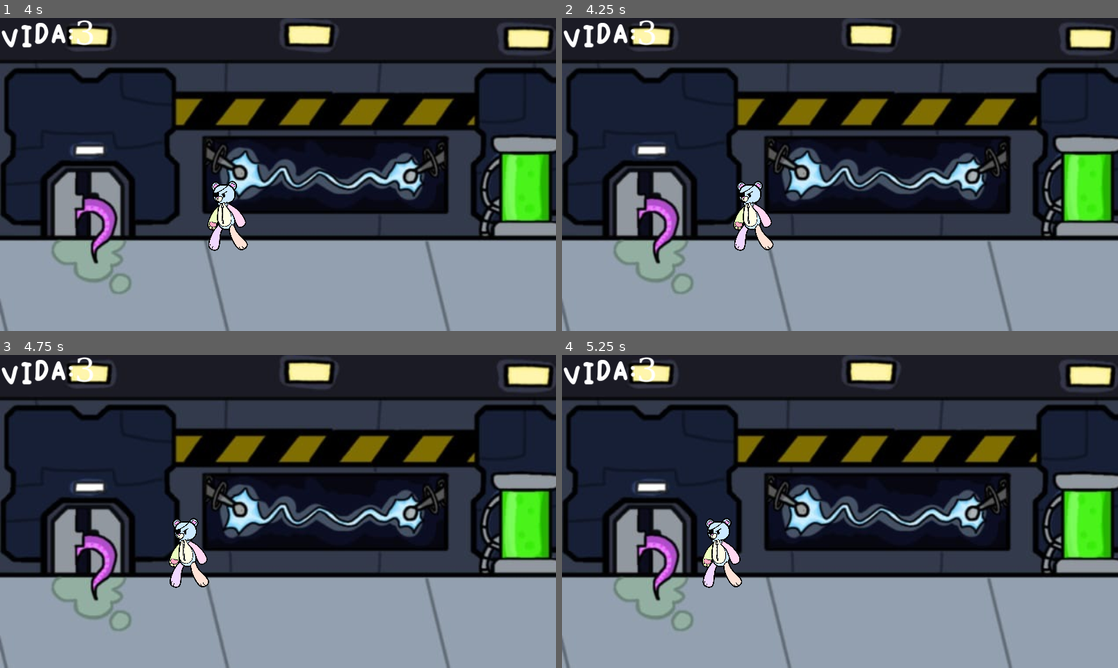
Above: before the commit, frames 1-4 (two rows, left to right).
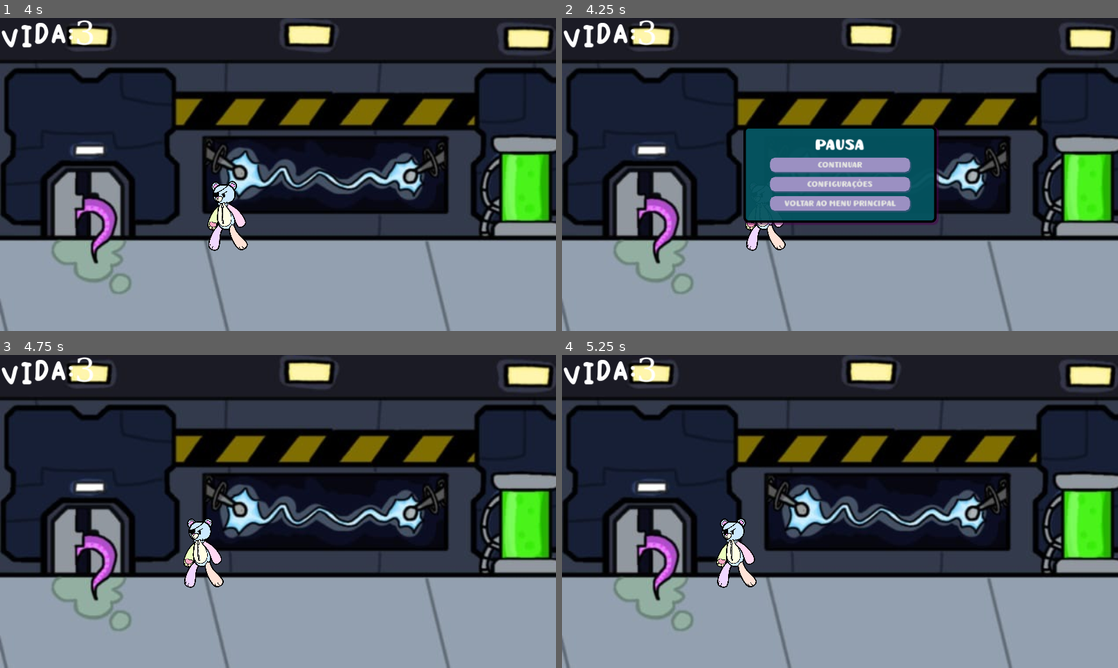
Above: after the commit, the same moments.

Repository: IsaacoHamsto/runawaybeargame
Game: Godot game, scene res://Scenes/Main.tscn
The game is run twice, just before and just after one commit, with the same random seed, the same clock (stepped at 60 frames per second) and the same inputs. This scene is started directly instead of the project's main scene.
Inputs (mouse positions are in pixels of both pictures, inside the frame that each line leads up to):
- Up to frame 1 (4 s): tap Enter at 0.5 s; hold Right (ui_right) 0.53-1.28 s; hold Down (ui_down) 1.28-2.03 s; tap Space at 2 s; hold Right (ui_right) 2.03-2.78 s; hold Up (ui_up) 2.78-3.53 s; hold Left (ui_left) from 3.53 s (still down)
- Up to frame 2 (4.25 s): keep holding Left (ui_left); tap Escape (ui_pause, bound only after the commit) at 4.15 s
- Up to frame 3 (4.75 s): release Left (ui_left) at 4.25 s; click (278, 502) at 4.25 s, where only the run after the commit has a clickable "CONTINUAR"
- Up to frame 4 (5.25 s): tap Enter at 5 s; hold Left (ui_left) from 5.03 s (still down)

Frame 1 is identical in both runs. In frame 2, 11% of the frame differs, in the area x 30-68%, y 35-75%; in frame 3, 1.5%; in frame 4, 1.5%.

Commit message:
adicionar tela de pause e game over

Diff:
--- a/Resources/Fonts/MainTheme.tres
+++ b/Resources/Fonts/MainTheme.tres
@@ -47,6 +47,21 @@
 shadow_size = 2
 shadow_offset = Vector2(2, 2)
 
+[sub_resource type="StyleBoxFlat" id="StyleBoxFlat_fq3jj"]
+bg_color = Color(0, 0.341176, 0.376471, 0.913725)
+border_width_left = 5
+border_width_top = 5
+border_width_right = 5
+border_width_bottom = 5
+border_color = Color(0, 0, 0, 1)
+corner_radius_top_left = 10
+corner_radius_top_right = 10
+corner_radius_bottom_right = 10
+corner_radius_bottom_left = 10
+shadow_color = Color(0.305882, 0, 0.301961, 0.509804)
+shadow_size = 3
+shadow_offset = Vector2(3, 3)
+
 [sub_resource type="StyleBoxFlat" id="StyleBoxFlat_xkr5o"]
 content_margin_left = 10.0
 content_margin_top = 4.0
@@ -59,10 +74,35 @@
 corner_radius_top_right = 10
 corner_detail = 4
 
+[sub_resource type="StyleBoxFlat" id="StyleBoxFlat_rfgvf"]
+content_margin_left = 10.0
+content_margin_top = 4.0
+content_margin_right = 10.0
+content_margin_bottom = 4.0
+bg_color = Color(0.1, 0.1, 0.1, 0.6)
+border_width_top = 3
+border_color = Color(0.819608, 0.807843, 1, 0.74902)
+corner_radius_top_left = 5
+corner_radius_top_right = 5
+
+[sub_resource type="StyleBoxFlat" id="StyleBoxFlat_ea76b"]
+content_margin_left = 10.0
+content_margin_top = 4.0
+content_margin_right = 10.0
+content_margin_bottom = 4.0
+bg_color = Color(0, 0, 0, 0.6)
+border_width_top = 3
+border_color = Color(0.333333, 0.32549, 0.309804, 1)
+corner_radius_top_left = 5
+corner_radius_top_right = 5
+
 [resource]
 default_font = ExtResource("1_ng5t7")
 Button/styles/focus = SubResource("StyleBoxFlat_j3114")
 Button/styles/hover = SubResource("StyleBoxFlat_unasq")
 Button/styles/normal = SubResource("StyleBoxFlat_8hr8k")
 Button/styles/pressed = SubResource("StyleBoxFlat_0eoy8")
+PanelContainer/styles/panel = SubResource("StyleBoxFlat_fq3jj")
 TabBar/styles/tab_selected = SubResource("StyleBoxFlat_xkr5o")
+TabContainer/styles/tab_selected = SubResource("StyleBoxFlat_rfgvf")
+TabContainer/styles/tab_unselected = SubResource("StyleBoxFlat_ea76b")
--- a/Scenes/Main.tscn
+++ b/Scenes/Main.tscn
@@ -1,11 +1,11 @@
-[gd_scene load_steps=7 format=3 uid="uid://sy2rf75g8adl"]
+[gd_scene load_steps=7 format=3 uid="uid://dfgdeme431413"]
 
 [ext_resource type="PackedScene" uid="uid://cao8gebq4hppf" path="res://Scenes/Characters/Player.tscn" id="1_fdvn4"]
 [ext_resource type="Script" path="res://Scripts/Main.gd" id="1_t7kew"]
 [ext_resource type="PackedScene" uid="uid://d0nr88yfnfqjs" path="res://Scenes/Characters/enemy_scientist.tscn" id="2_0t3c0"]
 [ext_resource type="PackedScene" uid="uid://4g6urjtk418" path="res://Scenes/Background.tscn" id="2_5k035"]
 [ext_resource type="PackedScene" uid="uid://b32bpbupcr7vr" path="res://Scenes/Characters/enemy_willsmith.tscn" id="3_2a8be"]
-[ext_resource type="PackedScene" uid="uid://c72u8lga501u6" path="res://Scenes/HUD.tscn" id="3_x55y2"]
+[ext_resource type="PackedScene" uid="uid://c72u8lga501u6" path="res://Scenes/UI/HUD.tscn" id="6_rmka6"]
 
 [node name="Main" type="Node"]
 script = ExtResource("1_t7kew")
@@ -24,7 +24,7 @@
 [node name="Character" parent="YSort" instance=ExtResource("1_fdvn4")]
 position = Vector2(144, 624)
 
-[node name="HUD" parent="." instance=ExtResource("3_x55y2")]
+[node name="HUD" parent="." instance=ExtResource("6_rmka6")]
 
 [connection signal="game_over" from="YSort/Character" to="." method="_on_gameOver"]
 [connection signal="game_over" from="YSort/Character" to="Background" method="_on_gameOver"]
--- a/Scenes/ConfigMenu.tscn
+++ b/Scenes/UI/ConfigMenu.tscn
@@ -4,7 +4,8 @@
 [ext_resource type="Script" path="res://Scripts/ConfigMenu.gd" id="2_ahqlo"]
 
 [node name="Popup" type="Popup"]
-size = Vector2i(500, 300)
+size = Vector2i(513, 300)
+visible = true
 borderless = false
 theme = ExtResource("1_hjk80")
 script = ExtResource("2_ahqlo")
@@ -28,9 +29,10 @@
 layout_mode = 2
 
 [node name="MarginContainer" type="MarginContainer" parent="TabContainer/Video"]
-layout_mode = 0
-offset_right = 40.0
-offset_bottom = 40.0
+layout_mode = 2
+anchor_right = 1.0
+anchor_bottom = 1.0
+offset_bottom = -213.0
 theme_override_constants/margin_left = 20
 theme_override_constants/margin_top = 20
 theme_override_constants/margin_right = 20
@@ -60,12 +62,9 @@
 layout_mode = 2
 
 [node name="MarginContainer" type="MarginContainer" parent="TabContainer/Audio"]
-layout_mode = 1
-anchors_preset = 15
-anchor_right = 1.0
-anchor_bottom = 1.0
-grow_horizontal = 2
-grow_vertical = 2
+layout_mode = 0
+offset_right = 499.0
+offset_bottom = 123.0
 theme_override_constants/margin_left = 20
 theme_override_constants/margin_top = 20
 theme_override_constants/margin_right = 20
--- /dev/null
+++ b/Scenes/UI/GameOverMenu.tscn
@@ -0,0 +1,54 @@
+[gd_scene load_steps=3 format=3 uid="uid://cco8stx16555c"]
+
+[ext_resource type="Theme" uid="uid://os7lai20iikc" path="res://Resources/Fonts/MainTheme.tres" id="1_2n7vr"]
+[ext_resource type="Script" path="res://Scripts/GameOverMenu.gd" id="2_jfyt2"]
+
+[node name="GameOverMenu" type="ColorRect"]
+anchors_preset = 15
+anchor_right = 1.0
+anchor_bottom = 1.0
+grow_horizontal = 2
+grow_vertical = 2
+theme = ExtResource("1_2n7vr")
+color = Color(1, 1, 1, 0)
+script = ExtResource("2_jfyt2")
+
+[node name="CenterContainer" type="CenterContainer" parent="."]
+layout_mode = 1
+anchors_preset = 15
+anchor_right = 1.0
+anchor_bottom = 1.0
+grow_horizontal = 2
+grow_vertical = 2
+
+[node name="PanelContainer" type="PanelContainer" parent="CenterContainer"]
+custom_minimum_size = Vector2(400, 200)
+layout_mode = 2
+
+[node name="MarginContainer" type="MarginContainer" parent="CenterContainer/PanelContainer"]
+layout_mode = 2
+theme_override_constants/margin_left = 50
+theme_override_constants/margin_top = 15
+theme_override_constants/margin_right = 50
+theme_override_constants/margin_bottom = 20
+
+[node name="VBoxContainer" type="VBoxContainer" parent="CenterContainer/PanelContainer/MarginContainer"]
+layout_mode = 2
+theme_override_constants/separation = 10
+
+[node name="Title" type="Label" parent="CenterContainer/PanelContainer/MarginContainer/VBoxContainer"]
+layout_mode = 2
+theme_override_font_sizes/font_size = 32
+text = "FIM DE JOGO
+"
+horizontal_alignment = 1
+
+[node name="ReplayButton" type="Button" parent="CenterContainer/PanelContainer/MarginContainer/VBoxContainer"]
+layout_mode = 2
+size_flags_vertical = 3
+text = "JOGAR NOVAMENTE"
+
+[node name="MainMenuButton" type="Button" parent="CenterContainer/PanelContainer/MarginContainer/VBoxContainer"]
+layout_mode = 2
+size_flags_vertical = 3
+text = "VOLTAR AO MENU PRINCIPAL"
--- a/Scenes/HUD.tscn
+++ b/Scenes/UI/HUD.tscn
@@ -1,14 +1,16 @@
-[gd_scene load_steps=4 format=3 uid="uid://c72u8lga501u6"]
+[gd_scene load_steps=6 format=3 uid="uid://c72u8lga501u6"]
 
-[ext_resource type="FontFile" uid="uid://b15ui78hvfg7i" path="res://Resources/Bubbly-Regular.otf" id="1_8puca"]
-[ext_resource type="Script" path="res://Scripts/HUD.gd" id="1_kjf7x"]
+[ext_resource type="Script" path="res://Scripts/HUD.gd" id="1_s0wbu"]
+[ext_resource type="FontFile" uid="uid://b15ui78hvfg7i" path="res://Resources/Bubbly-Regular.otf" id="2_jnmvm"]
+[ext_resource type="PackedScene" uid="uid://bhlimsgsx376r" path="res://Scenes/UI/PauseMenu.tscn" id="3_cct4x"]
+[ext_resource type="PackedScene" uid="uid://cco8stx16555c" path="res://Scenes/UI/GameOverMenu.tscn" id="4_1rkex"]
 
 [sub_resource type="Theme" id="Theme_jgnuq"]
-default_font = ExtResource("1_8puca")
+default_font = ExtResource("2_jnmvm")
 default_font_size = 0
 
 [node name="HUD" type="CanvasLayer"]
-script = ExtResource("1_kjf7x")
+script = ExtResource("1_s0wbu")
 
 [node name="MessageLabel" type="Label" parent="."]
 visible = false
@@ -37,4 +39,12 @@
 theme_override_font_sizes/font_size = 68
 text = "VIDAS:"
 
+[node name="PauseMenu" parent="." instance=ExtResource("3_cct4x")]
+visible = false
+
+[node name="GameOverMenu" parent="." instance=ExtResource("4_1rkex")]
+process_mode = 3
+visible = false
+
+[connection signal="gameOver" from="." to="GameOverMenu" method="on_gameOver"]
 [connection signal="timeout" from="MessageTimer" to="." method="_on_messageTimer_timeout"]
--- a/Scenes/MainMenu.tscn
+++ b/Scenes/UI/MainMenu.tscn
@@ -1,12 +1,13 @@
-[gd_scene load_steps=6 format=3 uid="uid://cmcau8l1uqgu8"]
+[gd_scene load_steps=6 format=3 uid="uid://dw31ngem41o6e"]
 
 [ext_resource type="Texture2D" uid="uid://58qj20xfqr6j" path="res://Resources/Runawaybear_logo.png" id="1_0wl2c"]
 [ext_resource type="Script" path="res://Scripts/MainMenu.gd" id="1_untts"]
-[ext_resource type="PackedScene" uid="uid://sy2rf75g8adl" path="res://Scenes/Main.tscn" id="2_td4yr"]
+[ext_resource type="PackedScene" path="res://Scenes/Main.tscn" id="2_td4yr"]
 [ext_resource type="Theme" uid="uid://os7lai20iikc" path="res://Resources/Fonts/MainTheme.tres" id="4_a3l58"]
-[ext_resource type="PackedScene" uid="uid://dxu5crud0musu" path="res://Scenes/ConfigMenu.tscn" id="5_m6e63"]
+[ext_resource type="PackedScene" uid="uid://dxu5crud0musu" path="res://Scenes/UI/ConfigMenu.tscn" id="5_8pea5"]
 
 [node name="MainMenu" type="Control"]
+process_mode = 3
 layout_mode = 3
 anchors_preset = 15
 anchor_right = 1.0
@@ -83,7 +84,7 @@
 text = "SAIR
 "
 
-[node name="ConfigMenu" parent="." instance=ExtResource("5_m6e63")]
+[node name="ConfigMenu" parent="." instance=ExtResource("5_8pea5")]
 visible = false
 
 [connection signal="pressed" from="TitleScreen/MarginContainer/VBoxContainer/PlayButton" to="." method="_on_playButton_pressed"]
--- /dev/null
+++ b/Scenes/UI/PauseMenu.tscn
@@ -0,0 +1,73 @@
+[gd_scene load_steps=6 format=3]
+
+[ext_resource type="Theme" uid="uid://os7lai20iikc" path="res://Resources/Fonts/MainTheme.tres" id="1_jeje7"]
+[ext_resource type="Script" path="res://Scripts/PauseMenu.gd" id="2_2i7v2"]
+[ext_resource type="PackedScene" uid="uid://dxu5crud0musu" path="res://Scenes/UI/ConfigMenu.tscn" id="3_66j6b"]
+
+[sub_resource type="InputEventAction" id="InputEventAction_cskm6"]
+action = &"ui_pause"
+pressed = true
+
+[sub_resource type="Shortcut" id="Shortcut_opk4m"]
+events = [SubResource("InputEventAction_cskm6")]
+
+[node name="PauseMenu" type="ColorRect"]
+process_mode = 3
+anchors_preset = 15
+anchor_right = 1.0
+anchor_bottom = 1.0
+grow_horizontal = 2
+grow_vertical = 2
+theme = ExtResource("1_jeje7")
+color = Color(1, 1, 1, 0)
+script = ExtResource("2_2i7v2")
+
+[node name="CenterContainer" type="CenterContainer" parent="."]
+layout_mode = 1
+anchors_preset = 15
+anchor_right = 1.0
+anchor_bottom = 1.0
+grow_horizontal = 2
+grow_vertical = 2
+
+[node name="PanelContainer" type="PanelContainer" parent="CenterContainer"]
+custom_minimum_size = Vector2(400, 200)
+layout_mode = 2
+
+[node name="MarginContainer" type="MarginContainer" parent="CenterContainer/PanelContainer"]
+layout_mode = 2
+theme_override_constants/margin_left = 50
+theme_override_constants/margin_top = 15
+theme_override_constants/margin_right = 50
+theme_override_constants/margin_bottom = 20
+
+[node name="VBoxContainer" type="VBoxContainer" parent="CenterContainer/PanelContainer/MarginContainer"]
+layout_mode = 2
+theme_override_constants/separation = 10
+
+[node name="Title" type="Label" parent="CenterContainer/PanelContainer/MarginContainer/VBoxContainer"]
+layout_mode = 2
+theme_override_font_sizes/font_size = 32
+text = "PAUSA"
+horizontal_alignment = 1
+
+[node name="PlayButton" type="Button" parent="CenterContainer/PanelContainer/MarginContainer/VBoxContainer"]
+layout_mode = 2
+size_flags_vertical = 3
+shortcut = SubResource("Shortcut_opk4m")
+text = "CONTINUAR"
+
+[node name="ConfigButton" type="Button" parent="CenterContainer/PanelContainer/MarginContainer/VBoxContainer"]
+layout_mode = 2
+size_flags_vertical = 3
+text = "CONFIGURAÇÕES"
+
+[node name="MainMenuButton" type="Button" parent="CenterContainer/PanelContainer/MarginContainer/VBoxContainer"]
+layout_mode = 2
+size_flags_vertical = 3
+text = "VOLTAR AO MENU PRINCIPAL"
+
+[node name="ConfigMenu" parent="." instance=ExtResource("3_66j6b")]
+visible = false
+
+[connection signal="pressed" from="CenterContainer/PanelContainer/MarginContainer/VBoxContainer/MainMenuButton" to="." method="go_to_mainMenu"]
--- /dev/null
+++ b/Scripts/GameOverMenu.gd
@@ -0,0 +1,23 @@
+extends ColorRect
+
+@onready var replayButton: Button = get_node("CenterContainer/PanelContainer/MarginContainer/VBoxContainer/ReplayButton")
+@onready var mainmenuButton: Button = get_node("CenterContainer/PanelContainer/MarginContainer/VBoxContainer/MainMenuButton")
+
+func _ready():
+	replayButton.pressed.connect(restart)
+	mainmenuButton.pressed.connect(go_to_mainMenu)
+
+func on_gameOver():
+	get_tree().paused = true
+	Input.mouse_mode = Input.MOUSE_MODE_VISIBLE
+	show()
+
+func go_to_mainMenu():
+	hide()
+	get_tree().paused = false
+	get_tree().change_scene_to_file("res://Scenes/UI/MainMenu.tscn")
+
+func restart():
+	hide()
+	get_tree().paused = false
+	get_tree().reload_current_scene()
--- a/Scripts/HUD.gd
+++ b/Scripts/HUD.gd
@@ -1,4 +1,6 @@
 extends CanvasLayer
+
+signal gameOver
 
 var time:float = 0
 var player
@@ -10,19 +12,24 @@
 	$MessageLabel.text = text
 	$MessageLabel.show()
 	$MessageTimer.start()
+	await $MessageTimer.timeout
+	$MessageLabel.hide()
 
 func show_health(health:int):
 	$HealthLabel.show()
 	$HealthLabel.text = str("VIDA:", health)
 
-func _on_messageTimer_timeout():
-	pass
-
 func _on_gameOver():
 	$HealthLabel.hide()
 	show_message("FIM DE JOGO")
 	await $MessageTimer.timeout
-	$MessageLabel.hide()
+	emit_signal("gameOver")
+
+func _unhandled_input(event):
+	if event.is_action_pressed("ui_pause"):
+		$PauseMenu.pause()
+		print("ui_pause")
+
 
 func _process(delta):
 	show_health(player.currentHealth)
--- a/Scripts/Main.gd
+++ b/Scripts/Main.gd
@@ -2,6 +2,7 @@
 
 @export var scientistScene:PackedScene
 @export var willsmithScene:PackedScene
+@export var mainMenu:PackedScene
 
 func _ready():
 	Input.mouse_mode = Input.MOUSE_MODE_CONFINED_HIDDEN
@@ -14,5 +15,5 @@
 	enemyNode.position = spawnLocation
 
 func _on_gameOver():
-	get_tree().call_group("enemies", "queue_free")
+	#get_tree().call_group("enemies", "queue_free")
 	Input.mouse_mode = Input.MOUSE_MODE_VISIBLE
--- /dev/null
+++ b/Scripts/PauseMenu.gd
@@ -0,0 +1,27 @@
+extends ColorRect
+
+@onready var playButton: Button = get_node("CenterContainer/PanelContainer/MarginContainer/VBoxContainer/PlayButton")
+@onready var configButton: Button = get_node("CenterContainer/PanelContainer/MarginContainer/VBoxContainer/ConfigButton")
+@onready var mainmenuButton: Button = get_node("CenterContainer/PanelContainer/MarginContainer/VBoxContainer/MainMenuButton")
+
+func _ready():
+	playButton.pressed.connect(unpause)
+	configButton.pressed.connect(open_configMenu)
+
+func pause():
+	get_tree().paused = true
+	show()
+	Input.mouse_mode = Input.MOUSE_MODE_VISIBLE
+
+func unpause():
+	hide()
+	Input.mouse_mode = Input.MOUSE_MODE_CONFINED_HIDDEN
+	get_tree().paused = false
+
+func open_configMenu():
+	$ConfigMenu.popup_centered()
+
+func go_to_mainMenu():
+	hide()
+	get_tree().paused = false
+	get_tree().change_scene_to_file("res://Scenes/UI/MainMenu.tscn")
--- a/Scripts/background.gd
+++ b/Scripts/background.gd
@@ -5,5 +5,6 @@
 	$ForestSprite.hide()
 
 func _on_gameOver():
-	$LabSprite.hide()
-	$ForestSprite.hide()
+	#$LabSprite.hide()
+	#$ForestSprite.hide()
+	pass
--- a/project.godot
+++ b/project.godot
@@ -11,7 +11,7 @@
 [application]
 
 config/name="Runaway Bear"
-run/main_scene="res://Scenes/MainMenu.tscn"
+run/main_scene="res://Scenes/UI/MainMenu.tscn"
 config/features=PackedStringArray("4.0", "GL Compatibility")
 boot_splash/bg_color=Color(0.113725, 0.168627, 0.184314, 1)
 boot_splash/image="res://Resources/CIGI_logo.png"
@@ -62,6 +62,12 @@
 , Object(InputEventKey,"resource_local_to_scene":false,"resource_name":"","device":0,"window_id":0,"alt_pressed":false,"shift_pressed":false,"ctrl_pressed":false,"meta_pressed":false,"pressed":false,"keycode":0,"physical_keycode":83,"key_label":0,"unicode":0,"echo":false,"script":null)
 ]
 }
+ui_pause={
+"deadzone": 0.5,
+"events": [Object(InputEventKey,"resource_local_to_scene":false,"resource_name":"","device":0,"window_id":0,"alt_pressed":false,"shift_pressed":false,"ctrl_pressed":false,"meta_pressed":false,"pressed":false,"keycode":0,"physical_keycode":4194305,"key_label":0,"unicode":0,"echo":false,"script":null)
+, Object(InputEventKey,"resource_local_to_scene":false,"resource_name":"","device":-1,"window_id":0,"alt_pressed":false,"shift_pressed":false,"ctrl_pressed":false,"meta_pressed":false,"pressed":false,"keycode":0,"physical_keycode":80,"key_label":0,"unicode":112,"echo":false,"script":null)
+]
+}
 
 [layer_names]
 
Not shown: 1 places in Resources/Fonts/MainTheme.tres that only renumber resources
